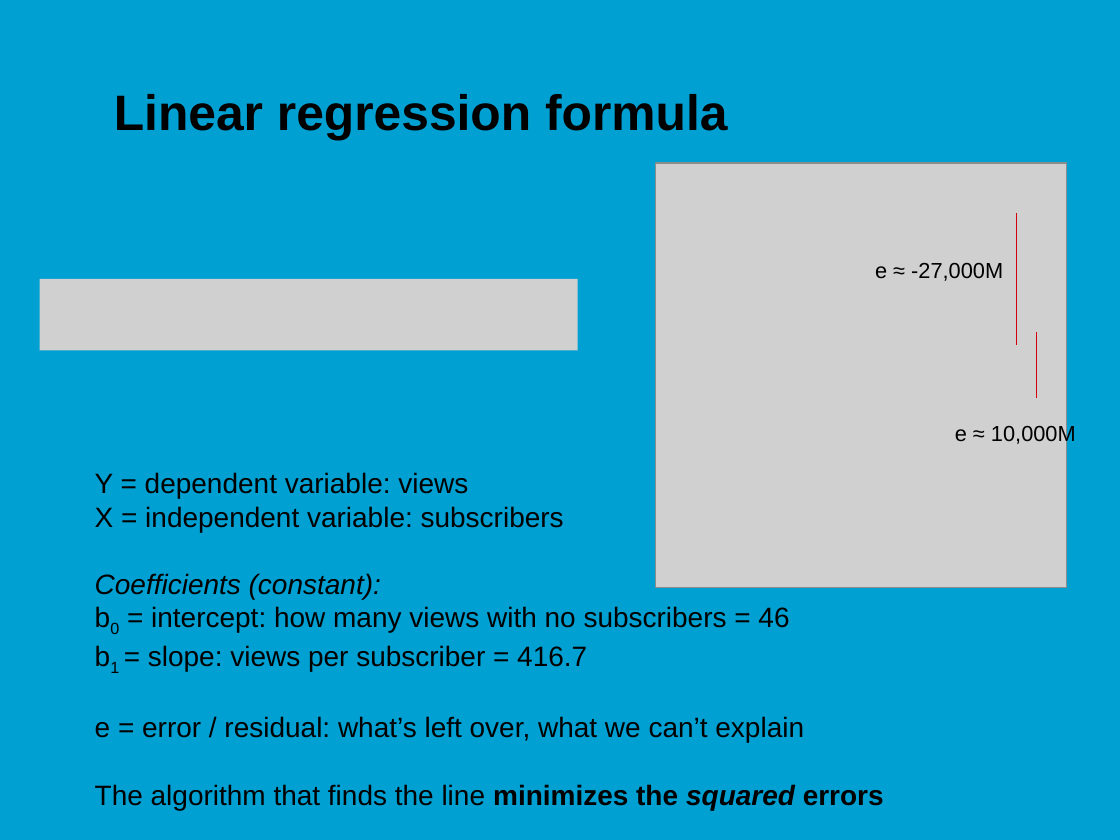
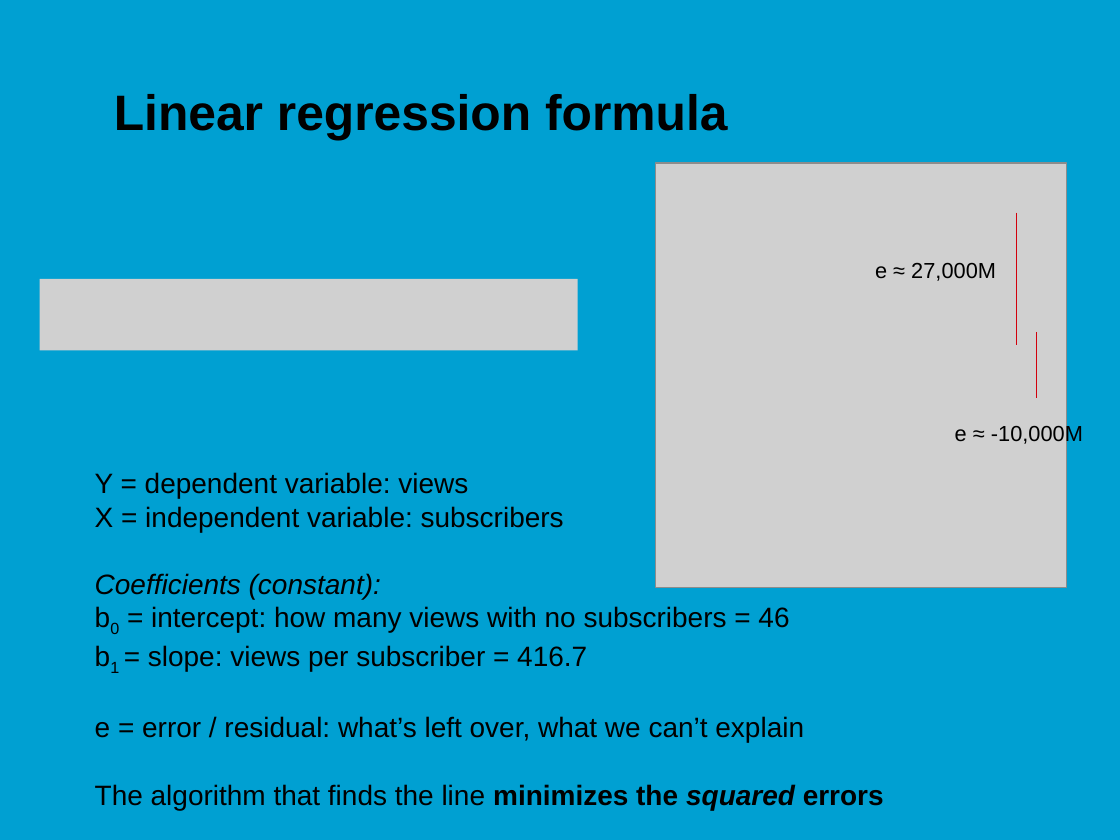
Before and after one commit to jonasmoons/data-driven-learning, a slide deck: slide 7 of slides/Week 3 - linear regression.pptx. Drawn at 1120x840 pixels with LibreOffice and Linux fonts; fonts in the diff are those of the drawing; grey boxes stand for pictures; background and template pictures are left out. Boxes give left, top, right and bottom in pixels: in the first picture for what was removed or moved away, otherwise in the second. Text is boxed around its words. In the diff, an @@ line names an element or a change of style, - is before the commit and + after.

```diff
--- a/slides/Week 3 - linear regression.pptx
+++ b/slides/Week 3 - linear regression.pptx
@@ text at [875, 263, 996, 281]: text changed @@
-e ≈ -27,000M
+e ≈ 27,000M
@@ text at [955, 424, 1083, 446]: text changed @@
-e ≈ 10,000M
+e ≈ -10,000M
```
Also in this commit, not shown: 1 other slide changed, 3 other files.
